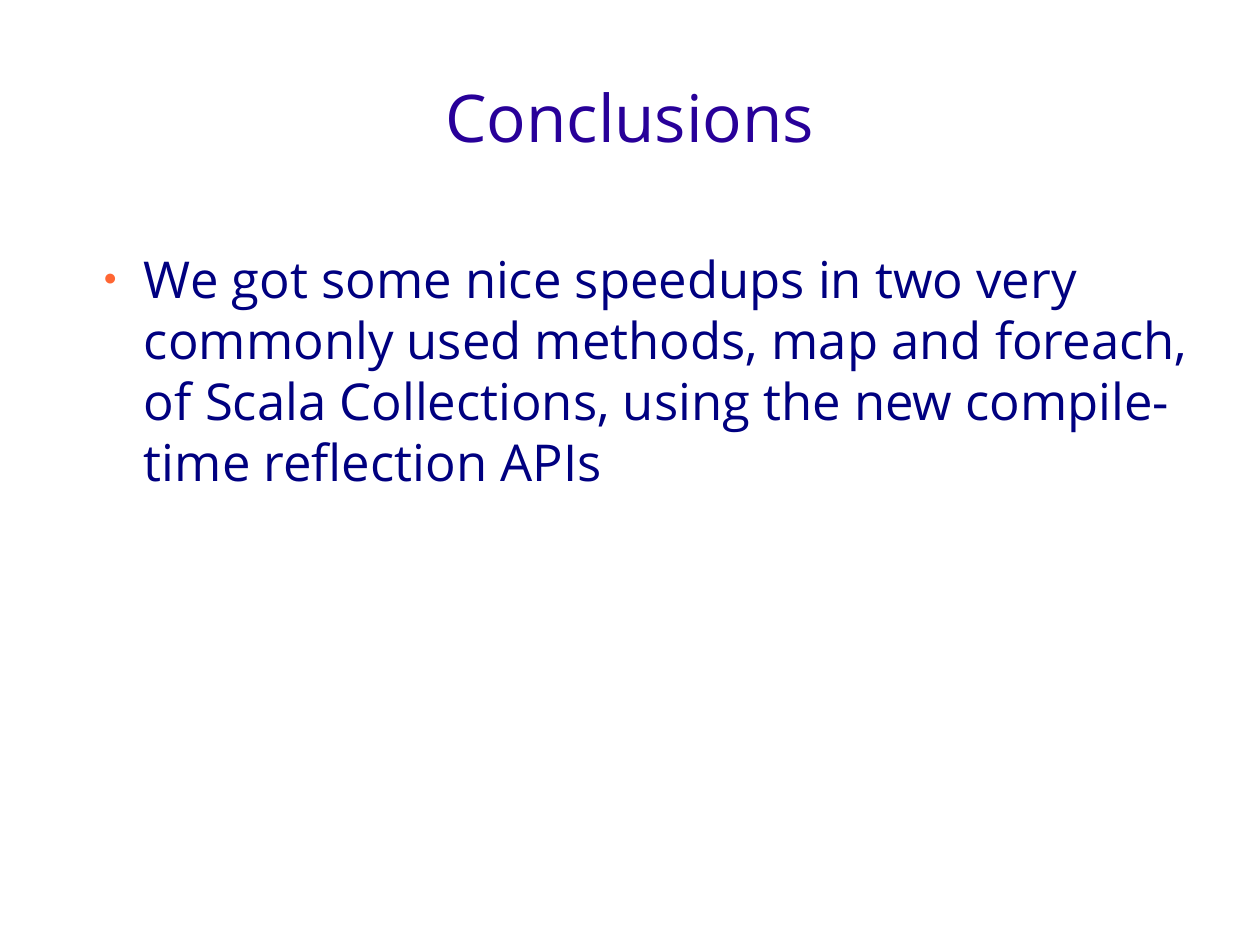
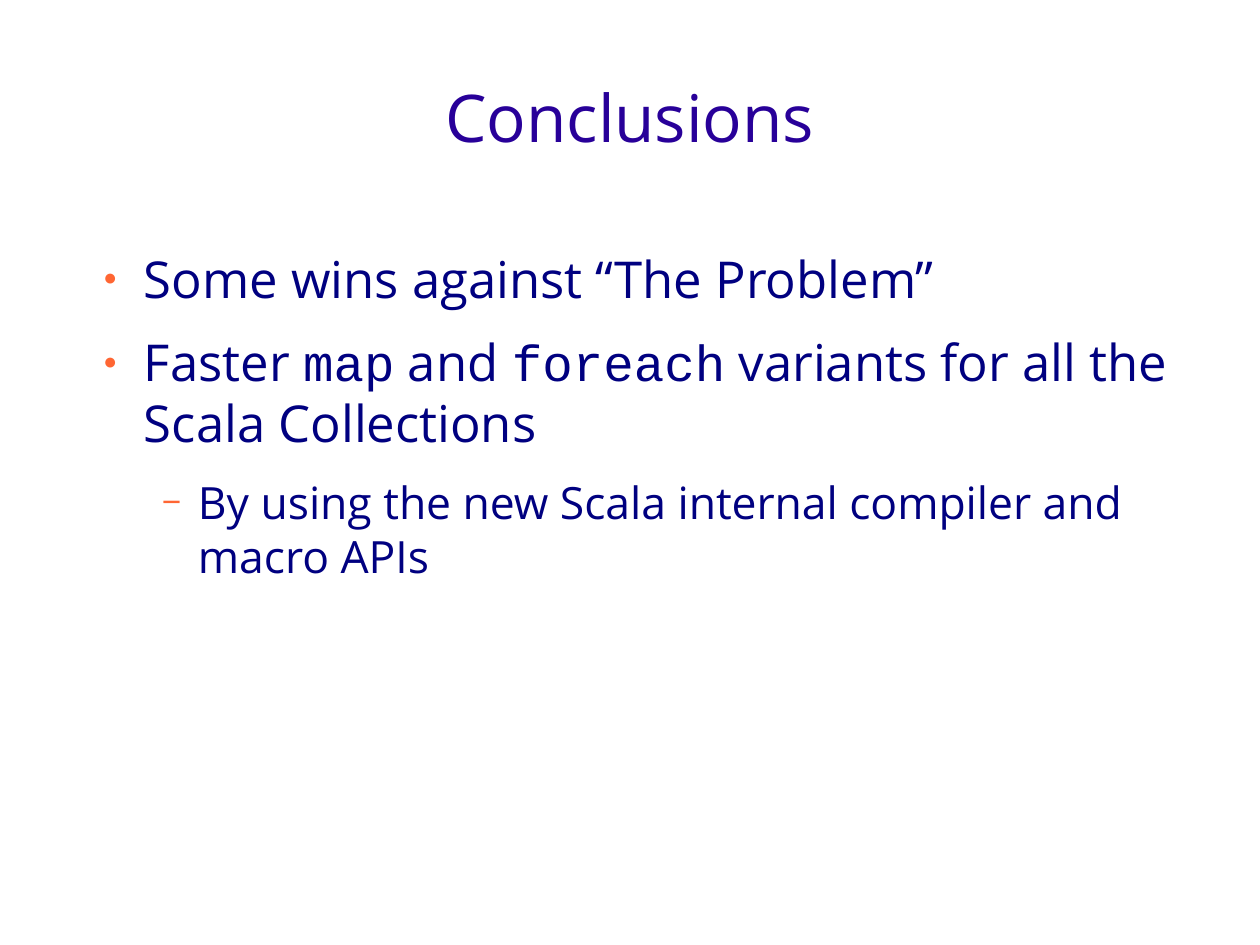
Before and after one commit to geo-kollias/msc-thesis-tex, a slide deck: slide 26 of geokollias_msc_thesis_pres.odp. Drawn at 1260x945 pixels with LibreOffice and Linux fonts; fonts in the diff are those of the drawing; background and template pictures are left out. Boxes give left, top, right and bottom in pixels: in the first picture for what was removed or moved away, otherwise in the second. Text is boxed around its words. In the diff, an @@ line names an element or a change of style, - is before the commit and + after.

```diff
--- a/geokollias_msc_thesis_pres.odp
+++ b/geokollias_msc_thesis_pres.odp
@@ text at bbox=[144, 259, 1167, 574]: text changed @@
-● We got some nice speedups in two very commonly used methods, map and foreach, of Scala Collections, using the new compile-time reflection APIs
+● Some wins against “The Problem”
+● Faster map and foreach variants for all the Scala Collections
+  − By using the new Scala internal compiler and macro APIs
```
Also in this commit, not shown: 5 other slides changed.
